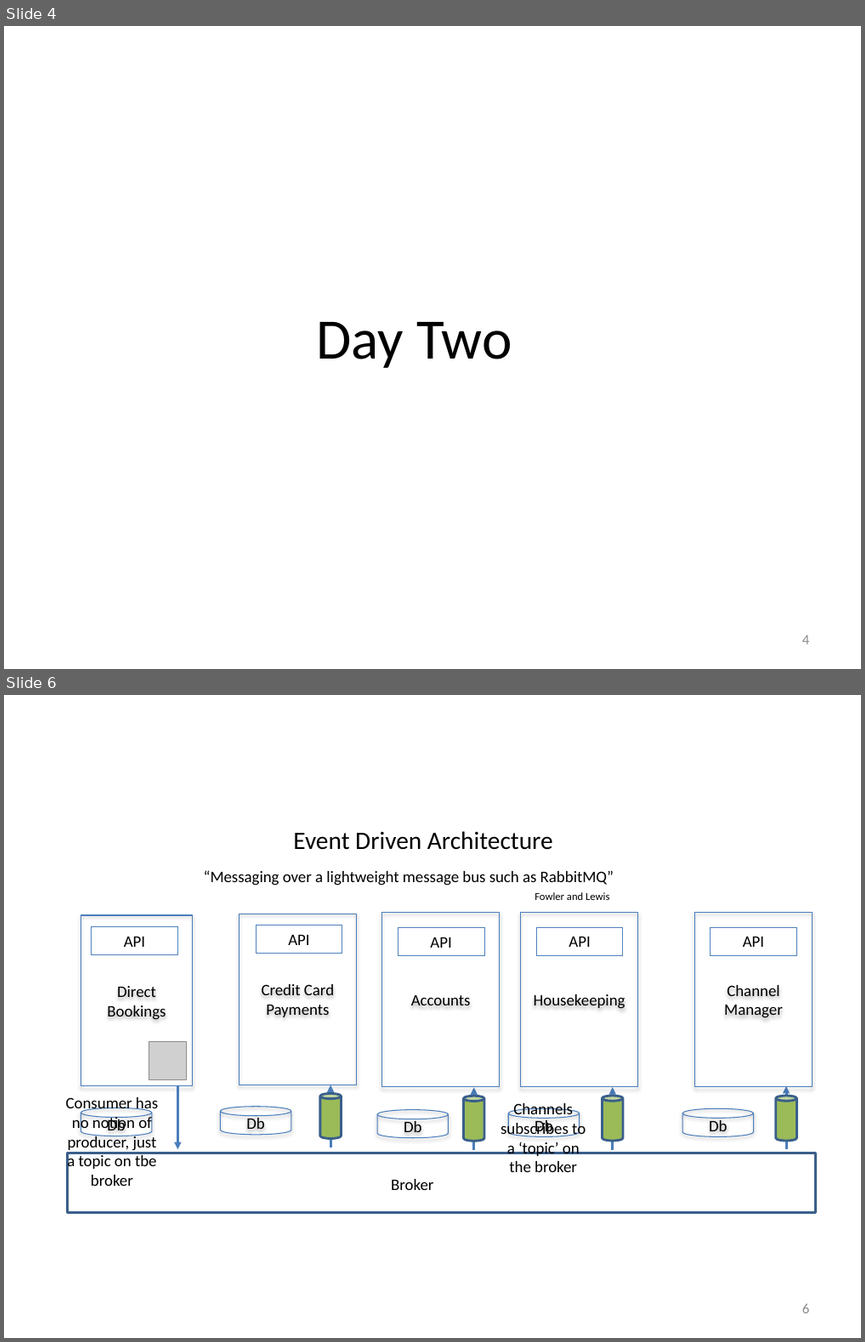
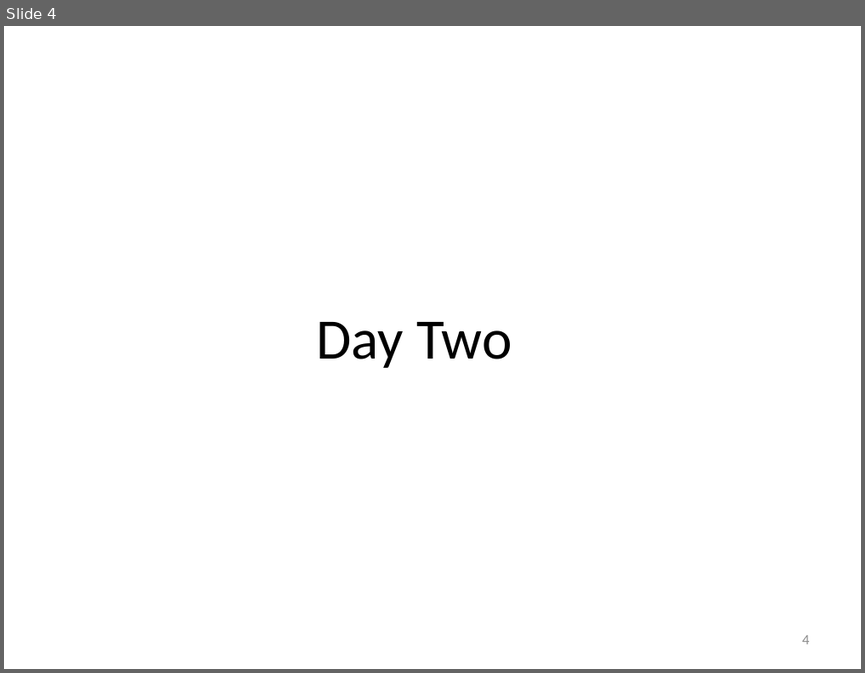
Before and after one commit to iancooper/Presentations, a slide deck: Practical Messaging - Day 2 New.pptx. Shown one above the other, each under a label of ours: slides 4 and 6 before the commit, slide 4 after it; the slides between them are not shown. The pictures are 865x1342 and 865x673 pixels, drawn with LibreOffice and Linux fonts; fonts in the diff are those of the drawing; grey boxes stand for pictures. Boxes give left, top, right and bottom in pixels: in the first picture for what was removed or moved away, otherwise in the second. Text is boxed around its words. In the diff, an @@ line names an element or a change of style, - is before the commit and + after.

```diff
--- a/Practical Messaging - Day 2 New.pptx
+++ b/Practical Messaging - Day 2 New.pptx
@@ slide 6 removed at [4, 695, 861, 1338], background #FFFFFF @@
@@ text removed at [293, 831, 553, 850] @@
-Event Driven Architecture
@@ text removed at [204, 870, 613, 885] @@
-“Messaging over a lightweight message bus such as RabbitMQ”
@@ text removed at [534, 892, 609, 900] @@
-Fowler and Lewis
@@ rectangle removed at [81, 915, 193, 1086] @@
-Direct
-Bookings
@@ rectangle removed at [239, 913, 356, 1084] @@
-Credit Card
-Payments
@@ rectangle removed at [382, 913, 500, 1088] @@
-Accounts
@@ rectangle removed at [521, 913, 638, 1088] @@
-Housekeeping
@@ rectangle removed at [694, 913, 812, 1088] @@
-Channel Manager
@@ rectangle removed at [92, 926, 178, 954] @@
-API
@@ rectangle removed at [256, 925, 342, 953] @@
-API
@@ rectangle removed at [398, 927, 484, 955] @@
-API
@@ rectangle removed at [536, 927, 623, 955] @@
-API
@@ rectangle removed at [710, 927, 796, 955] @@
-API
@@ picture removed at [148, 1042, 187, 1080] @@
@@ text removed at [66, 1097, 158, 1185] @@
-Consumer has no notion of producer, just a topic on tbe broker
@@ arrow removed from (178, 1086) to (178, 1149) @@
@@ cylinder removed at [320, 1094, 341, 1139] @@
@@ arrow removed from (330, 1147) to (330, 1085) @@
@@ cylinder removed at [463, 1096, 483, 1141] @@
@@ arrow removed from (473, 1150) to (473, 1088) @@
@@ cylinder removed at [602, 1095, 623, 1140] @@
@@ arrow removed from (613, 1150) to (613, 1088) @@
@@ cylinder removed at [776, 1095, 796, 1140] @@
@@ arrow removed from (786, 1149) to (786, 1086) @@
@@ cylinder removed at [81, 1108, 152, 1136] @@
-Db
@@ cylinder removed at [220, 1106, 291, 1134] @@
-Db
@@ cylinder removed at [377, 1110, 449, 1138] @@
-Db
@@ text removed at [500, 1103, 579, 1172] @@
-Channels subscribes to a ‘topic’ on the broker
@@ cylinder removed at [509, 1108, 579, 1136] @@
-Db
@@ cylinder removed at [682, 1108, 754, 1136] @@
-Db
@@ rectangle removed at [68, 1152, 816, 1213] @@
@@ text removed at [391, 1179, 433, 1190] @@
-Broker
@@ page number removed at [802, 1304, 809, 1313] @@
-6
```
Also in this commit, not shown: 2 slides added, 6 other slides removed, 1 other file.
